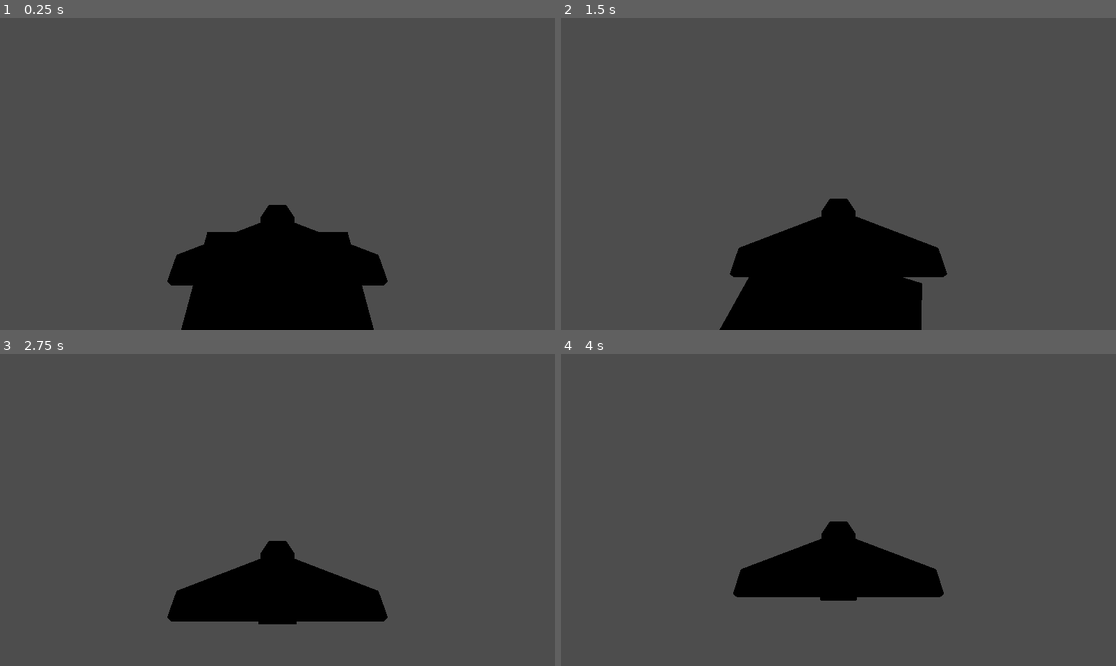
Above: before the commit, frames 1-4 (two rows, left to right).
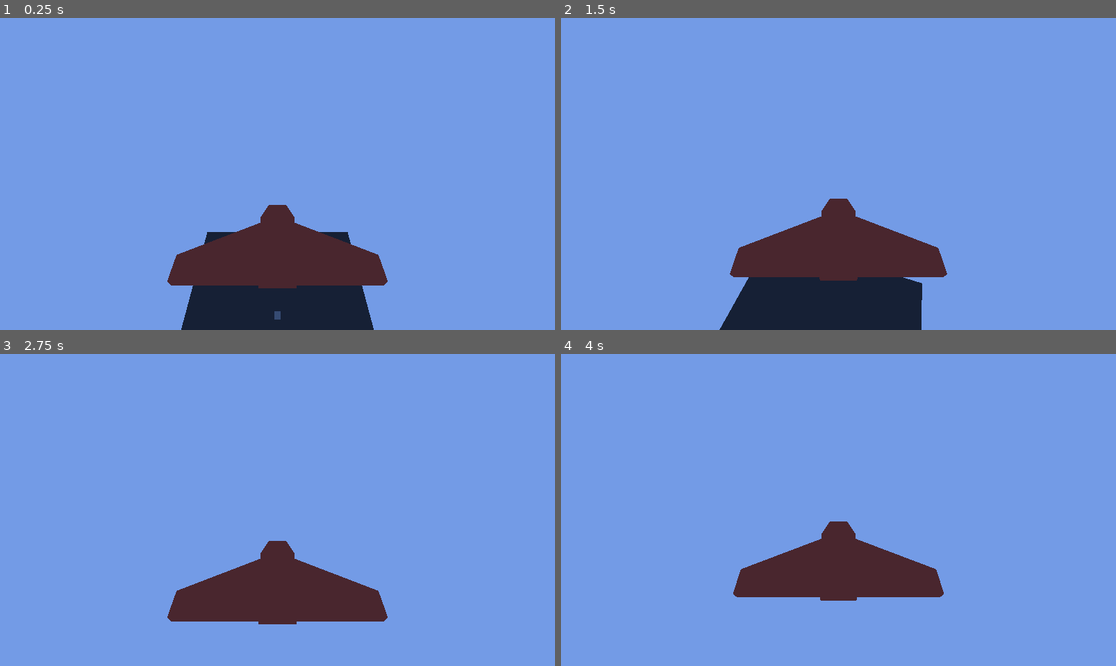
Above: after the commit, the same moments.

Repository: AlexandrMKC/game_jam
Game: Godot game, scene res://scenes/game.tscn
Same seed, same stepped clock (60 frames per second), same inputs: the game is played once before the commit and once after it.
Inputs (mouse positions are in pixels of both pictures, inside the frame that each line leads up to):
- Up to frame 1 (0.25 s): no input
- Up to frame 2 (1.5 s): tap Enter at 0.5 s; move the mouse to (866, 174) at 0.52 s; hold W (move_forward) from 0.53 s (still down); move the mouse to (810, 174) at 1.27 s
- Up to frame 3 (2.75 s): keep holding W (move_forward); move the mouse to (288, 503) at 2.02 s
- Up to frame 4 (4 s): keep holding W (move_forward); move the mouse to (832, 516) at 2.77 s; tap Space at 3.5 s; move the mouse to (877, 513) at 3.52 s

The runs differ from the first frame. In frame 1, 100% of the frame differs, in the area x 0-100%, y 0-100%; in frame 2, 100%; in frame 3, 100%; in frame 4, 100%.

Commit message:
add light

Diff:
--- a/scenes/game.tscn
+++ b/scenes/game.tscn
@@ -1,8 +1,13 @@
-[gd_scene load_steps=4 format=3 uid="uid://dvksxwjbv15cn"]
+[gd_scene load_steps=5 format=3 uid="uid://dvksxwjbv15cn"]
 
 [ext_resource type="Script" path="res://scripts/game.gd" id="1_2my3a"]
 [ext_resource type="PackedScene" uid="uid://vyrwgd2taex0" path="res://scenes/player.tscn" id="1_2ua3r"]
 [ext_resource type="PackedScene" uid="uid://cdly2weo4fv4s" path="res://locations/test_plane.tscn" id="3_odlpu"]
+
+[sub_resource type="Environment" id="Environment_fhux8"]
+background_mode = 1
+background_color = Color(0.388922, 0.522479, 0.777093, 1)
+background_energy_multiplier = 1.16
 
 [node name="Game" type="Node3D"]
 script = ExtResource("1_2my3a")
@@ -13,3 +18,6 @@
 transform = Transform3D(0.7, 0, 0, 0, 0.7, 0, 0, 0, 0.7, 0, 30, 0)
 
 [node name="TestPlane" parent="world" instance=ExtResource("3_odlpu")]
+
+[node name="WorldEnvironment" type="WorldEnvironment" parent="world"]
+environment = SubResource("Environment_fhux8")
